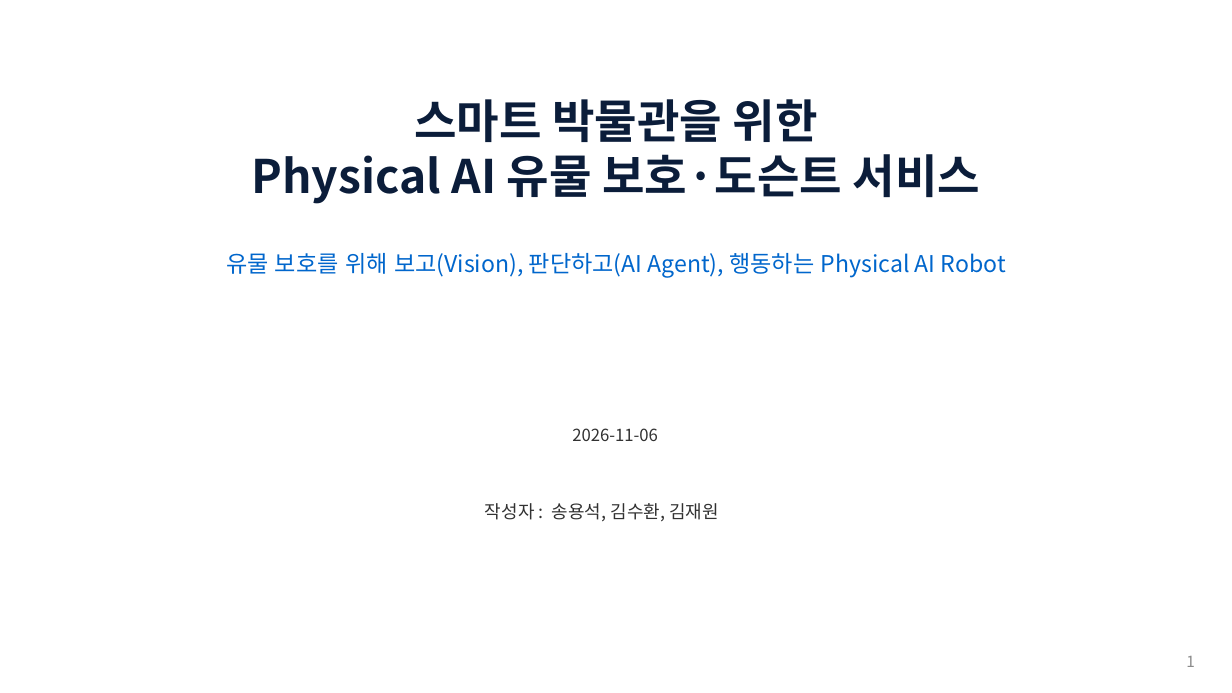
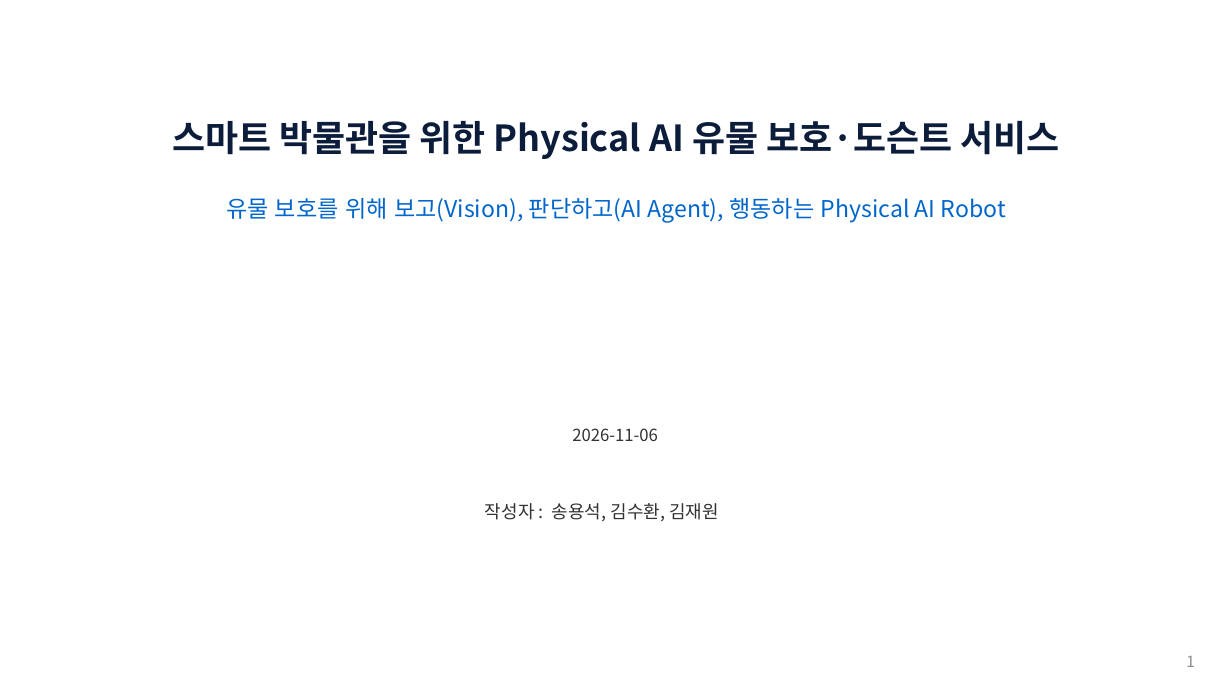
Before and after one commit to selkis4u/smart-museum-aiagent, a slide deck: slide 1 of docs/requirements/3조_스마트박물관_AI_Agent_기획서_v0.8.pptx. Drawn at 1232x693 pixels with LibreOffice and Linux fonts; fonts in the diff are those of the drawing. Boxes give left, top, right and bottom in pixels: in the first picture for what was removed or moved away, otherwise in the second. Text is boxed around its words. In the diff, an @@ line names an element or a change of style, - is before the commit and + after.

```diff
--- a/docs/requirements/3조_스마트박물관_AI_Agent_기획서_v0.8.pptx
+++ b/docs/requirements/3조_스마트박물관_AI_Agent_기획서_v0.8.pptx
@@ text at box(172, 121, 1060, 159): text changed; size 36 to 28 pt @@
-스마트 박물관을 위한
-Physical AI 유물 보호·도슨트 서비스
+스마트 박물관을 위한 Physical AI 유물 보호·도슨트 서비스
@@ text "유물 보호를 위해 보고(Vision), 판단하고(AI ...": place and size @@
-text "유물 보호를 위해 보고(Vision), 판단하고(AI ..." at box(226, 253, 1006, 278)
+text "유물 보호를 위해 보고(Vision), 판단하고(AI ..." at box(226, 198, 1006, 222)
```
Also in this commit, not shown: 1 other file.
